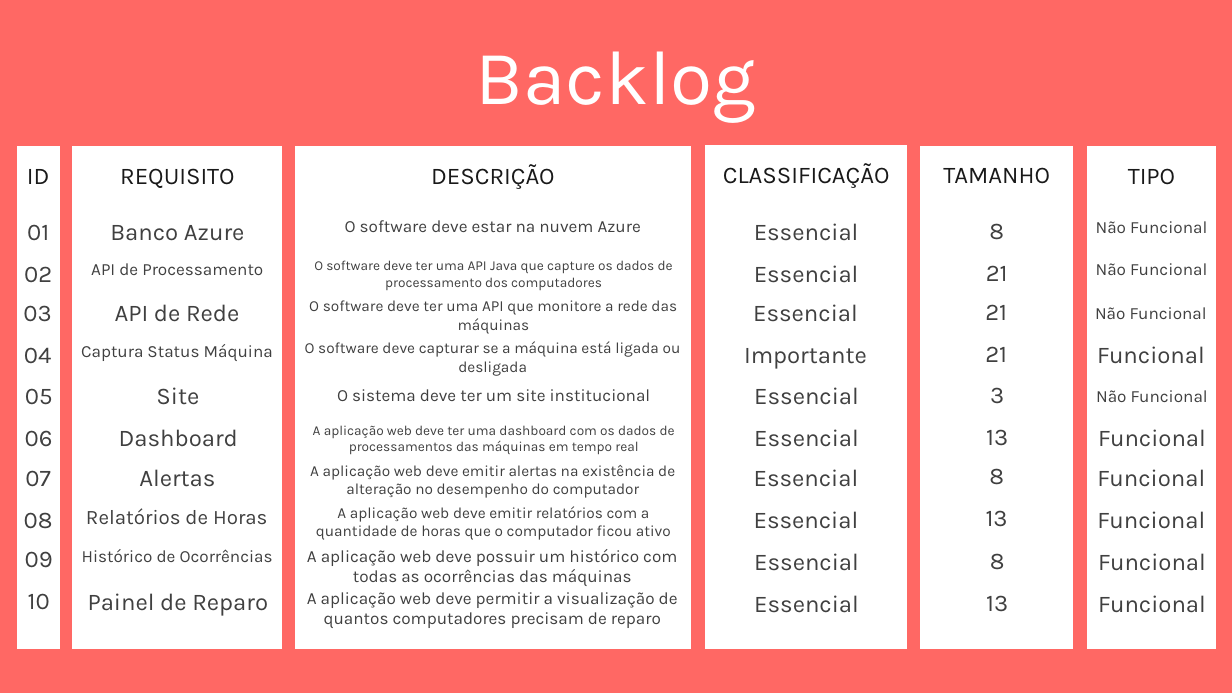
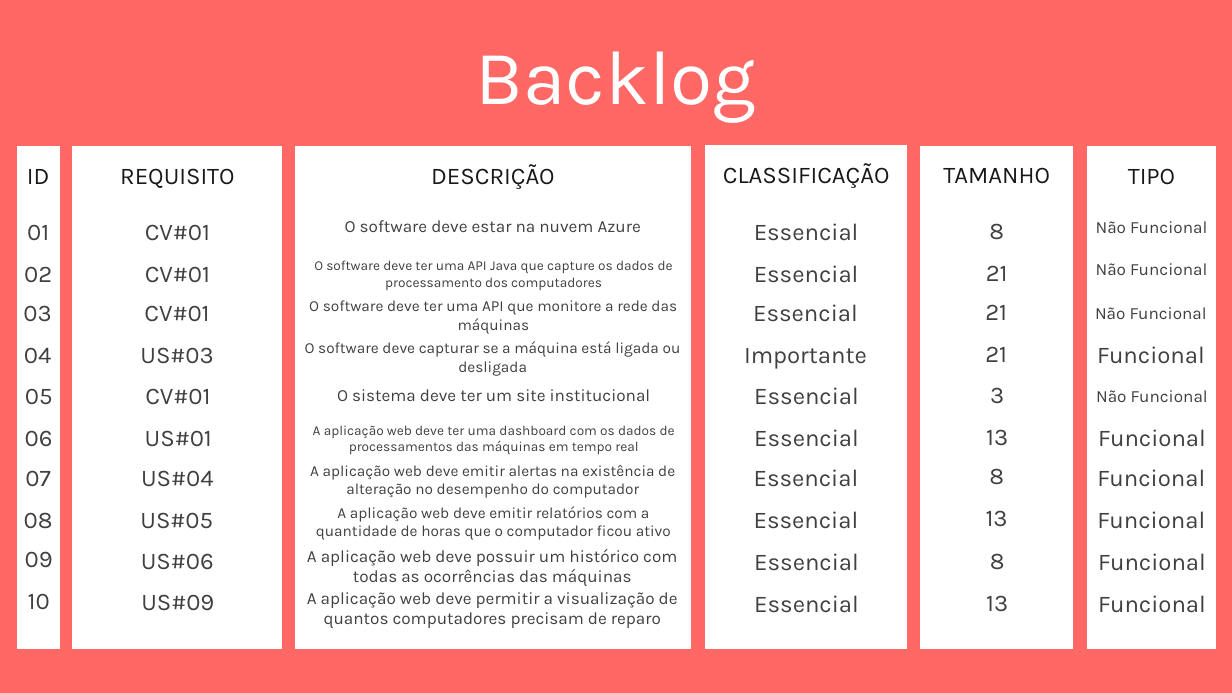
Before and after one commit to christian-raphael/Pyxis, a slide deck: slide 14 of Documentação/Pyxis.pptx. Drawn at 1232x693 pixels with LibreOffice and Linux fonts; fonts in the diff are those of the drawing. Boxes give left, top, right and bottom in pixels: in the first picture for what was removed or moved away, otherwise in the second. Text is boxed around its words. In the diff, an @@ line names an element or a change of style, - is before the commit and + after.

Commit message:
backlog atualizado

```diff
--- a/Documentação/Pyxis.pptx
+++ b/Documentação/Pyxis.pptx
@@ text at box(145, 224, 210, 241): text changed @@
-Banco Azure
+CV#01
@@ text at box(145, 266, 210, 283): text changed; size 20 to 28 pt @@
-API de Processamento
+CV#01
@@ text at box(144, 305, 209, 322): text changed @@
-API de Rede
+CV#01
@@ text at box(140, 347, 213, 364): text changed; size 20 to 28 pt @@
-Captura Status Máquina
+US#03
@@ text at box(145, 388, 210, 405): text changed @@
-Site
+CV#01
@@ text at box(145, 430, 212, 447): text changed @@
-Dashboard
+US#01
@@ text at box(141, 470, 214, 487): text changed @@
-Alertas
+US#04
@@ text at box(140, 512, 213, 529): text changed; size 24 to 28 pt @@
-Relatórios de Horas
+US#05
@@ text at box(141, 553, 214, 570): text changed; size 20 to 28 pt @@
-Histórico de Ocorrências
+US#06
@@ text at box(141, 594, 214, 611): text changed @@
-Painel de Reparo
+US#09
```
